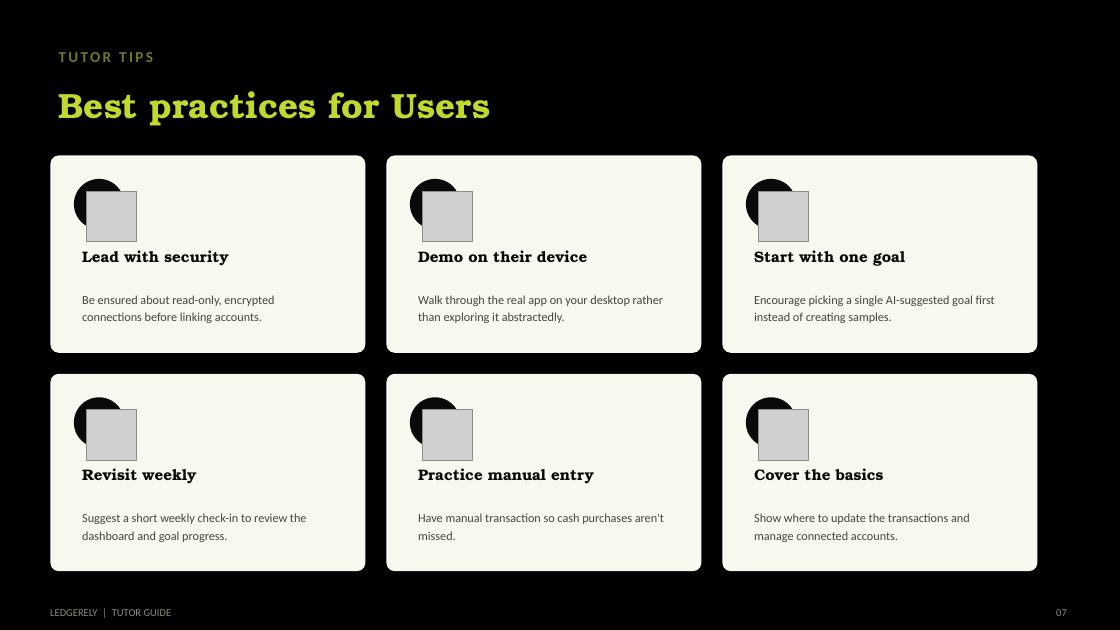
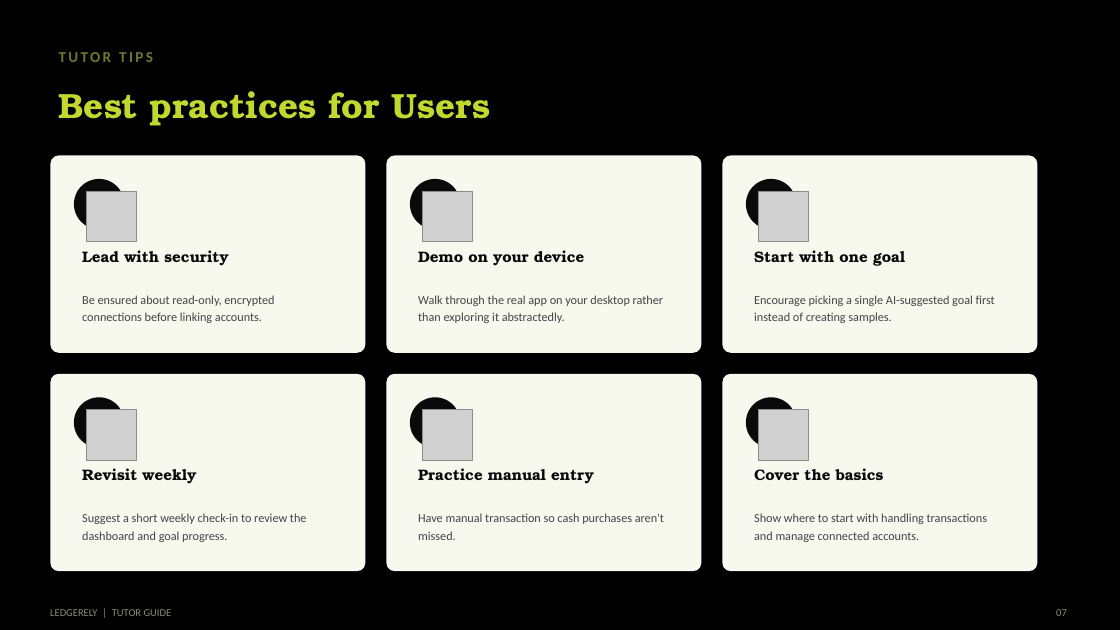
Before and after one commit to bharani-palani/ledgerely, a slide deck: slide 10 of LedgerelyTutorGuide.pptx (slide 11 before the commit). Drawn at 1120x630 pixels with LibreOffice and Linux fonts; fonts in the diff are those of the drawing; grey boxes stand for pictures. Boxes give left, top, right and bottom in pixels: in the first picture for what was removed or moved away, otherwise in the second. Text is boxed around its words. In the diff, an @@ line names an element or a change of style, - is before the commit and + after.

```diff
--- a/LedgerelyTutorGuide.pptx
+++ b/LedgerelyTutorGuide.pptx
@@ text at (418, 250, 584, 266): text changed @@
-Demo on their device
+Demo on your device
@@ text at (754, 513, 987, 542): text changed @@
-Show where to update the transactions and manage connected accounts.
+Show where to start with handling transactions and manage connected accounts.
```
Also in this commit, not shown: 4 other slides changed, 2 slides added, 3 slides removed, 10 other files.
